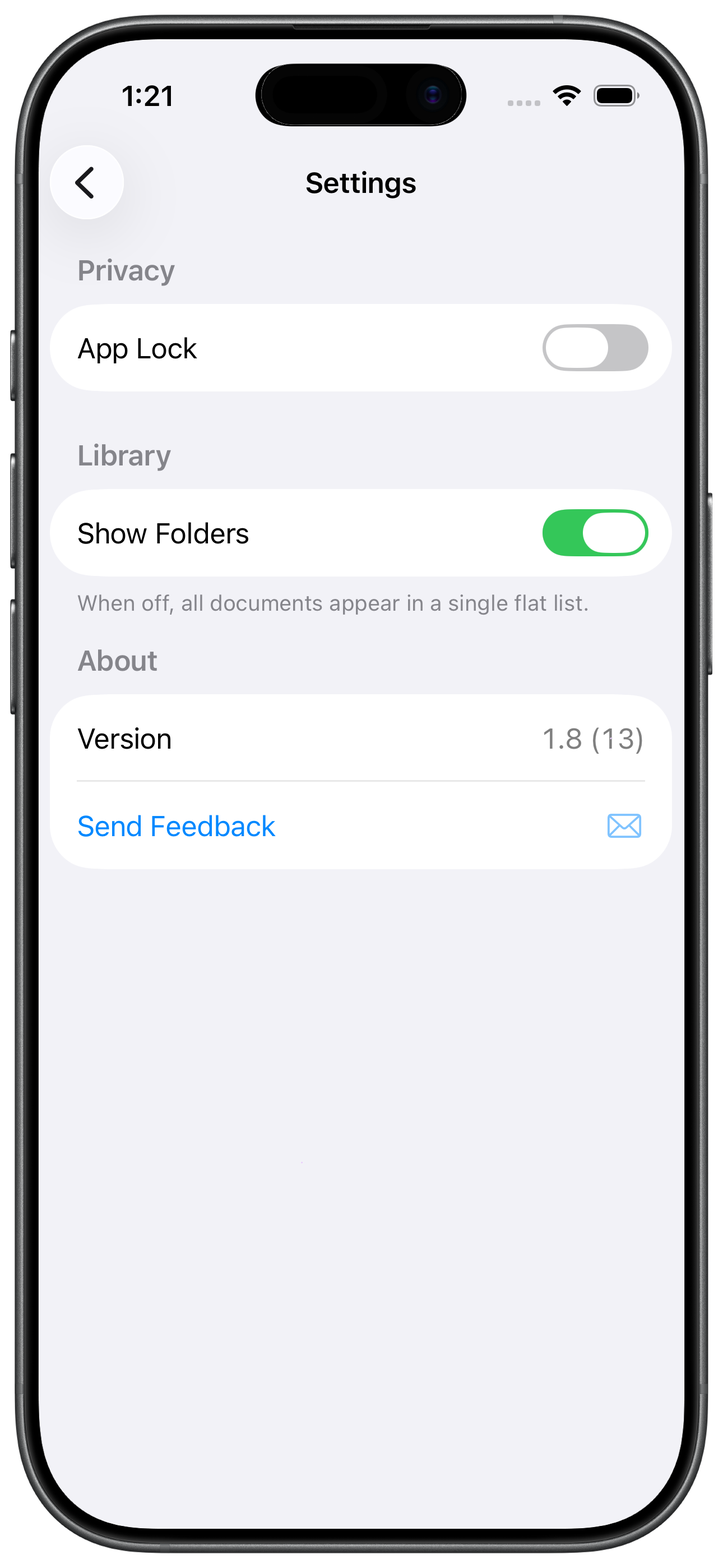
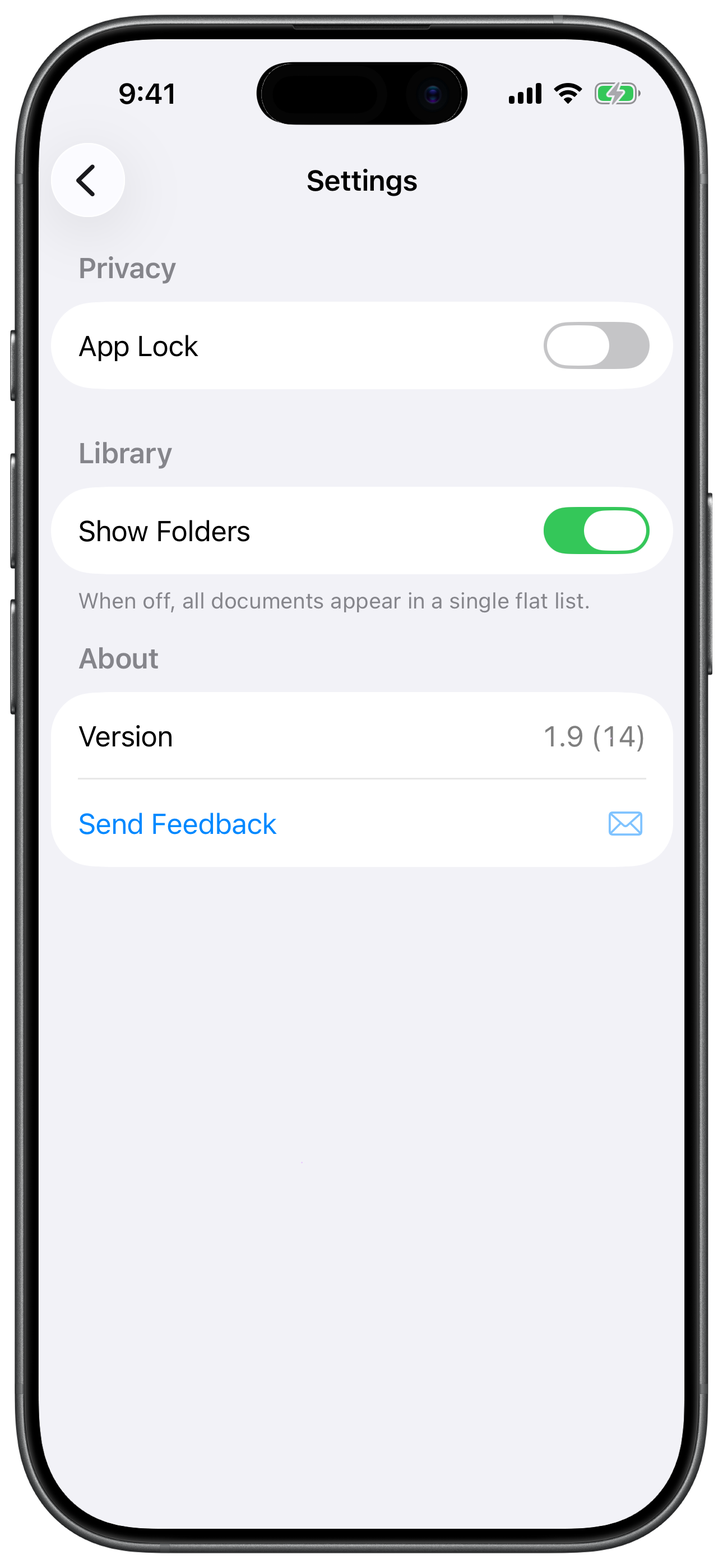
Layer changes from the first (723, 1568) image to the second:
removed layer "Simulator Screenshot - iPhone 17 - 2026-06-17 at 13.21.43.png" over [49, 61, 674, 870]
added layer "SettingsScreen(1.9)" above "Background Light" over [49, 61, 674, 870]
painted on "Background Light" over [49, 61, 674, 870]
